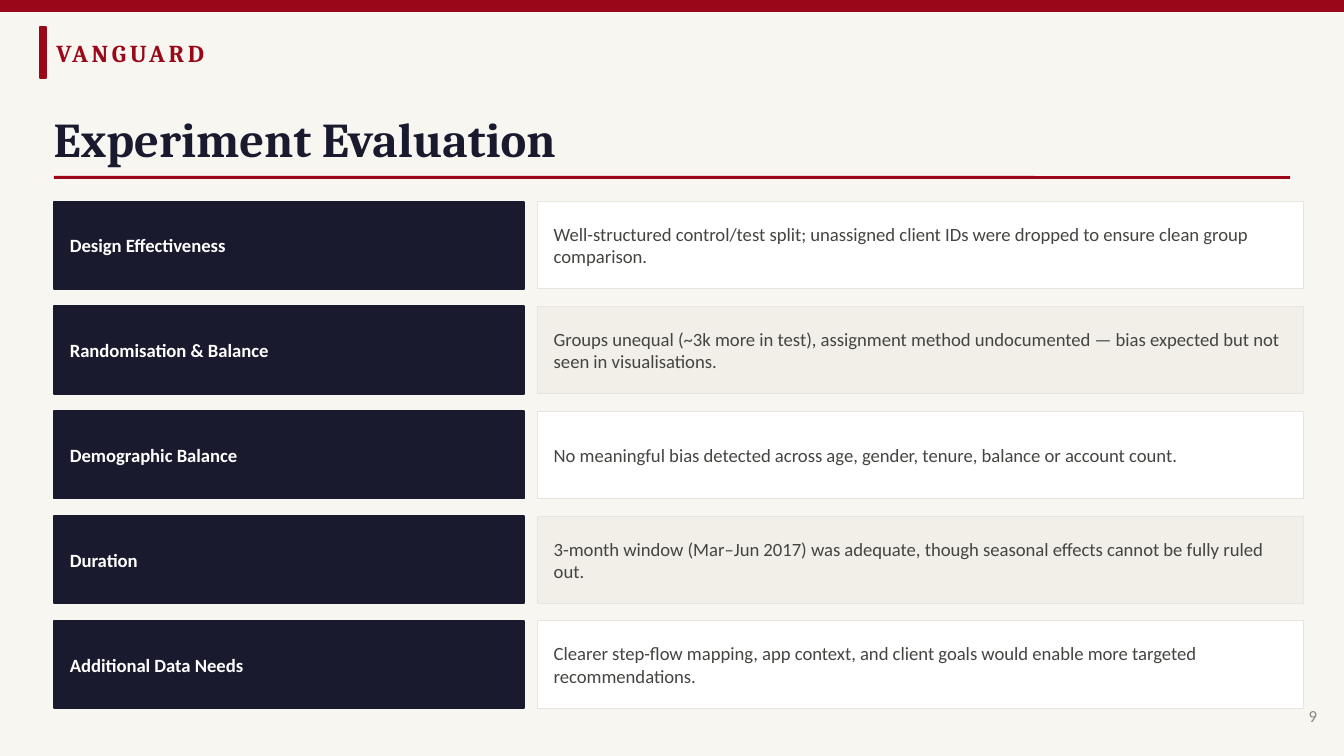
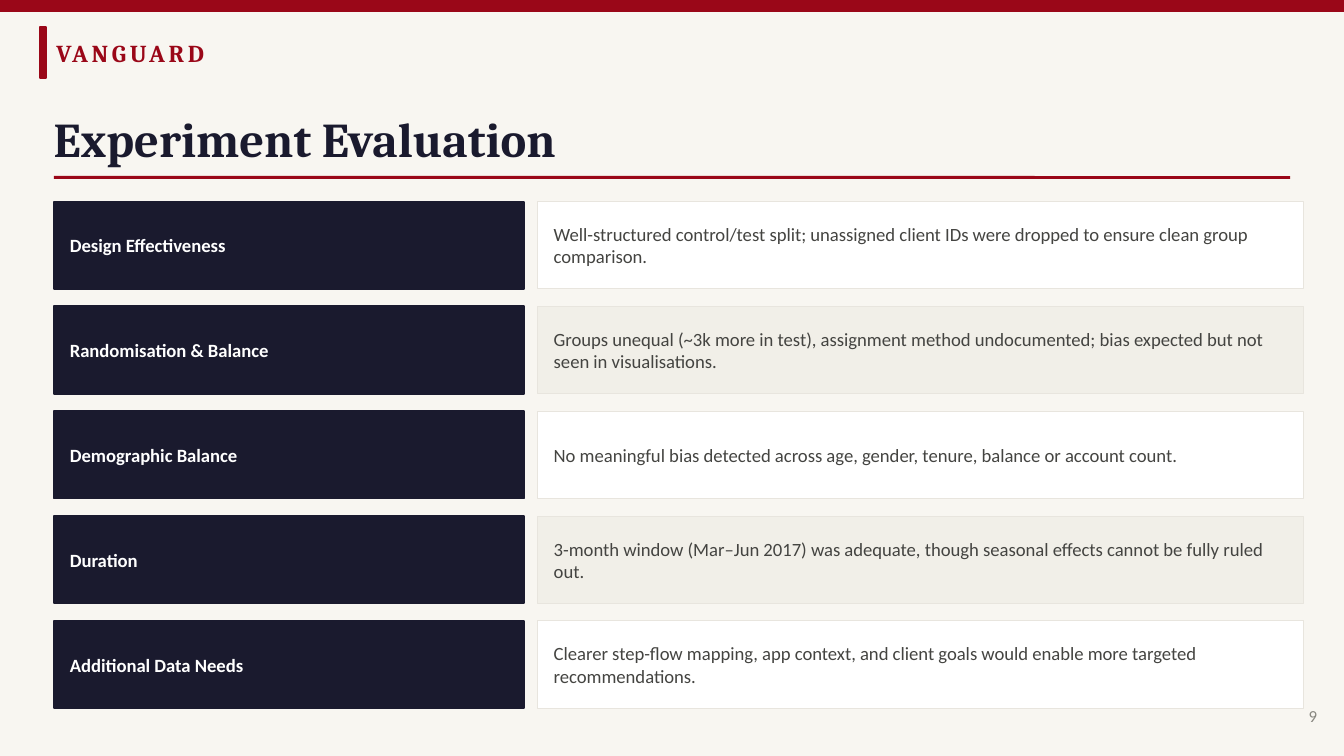
Before and after one commit to craftedbygaby/AB_testing, a slide deck: slide 9 of Vanguard_ABTest_Presentation.pptx. Drawn at 1344x756 pixels with LibreOffice and Linux fonts; fonts in the diff are those of the drawing. Boxes give left, top, right and bottom in pixels: in the first picture for what was removed or moved away, otherwise in the second. Text is boxed around its words. In the diff, an @@ line names an element or a change of style, - is before the commit and + after.

```diff
--- a/Vanguard_ABTest_Presentation.pptx
+++ b/Vanguard_ABTest_Presentation.pptx
@@ text at [554, 332, 1263, 368]: text changed @@
-Groups unequal (~3k more in test), assignment method undocumented — bias expected but not seen in visualisations.
+Groups unequal (~3k more in test), assignment method undocumented; bias expected but not seen in visualisations.
```
Also in this commit, not shown: 7 other slides changed.
